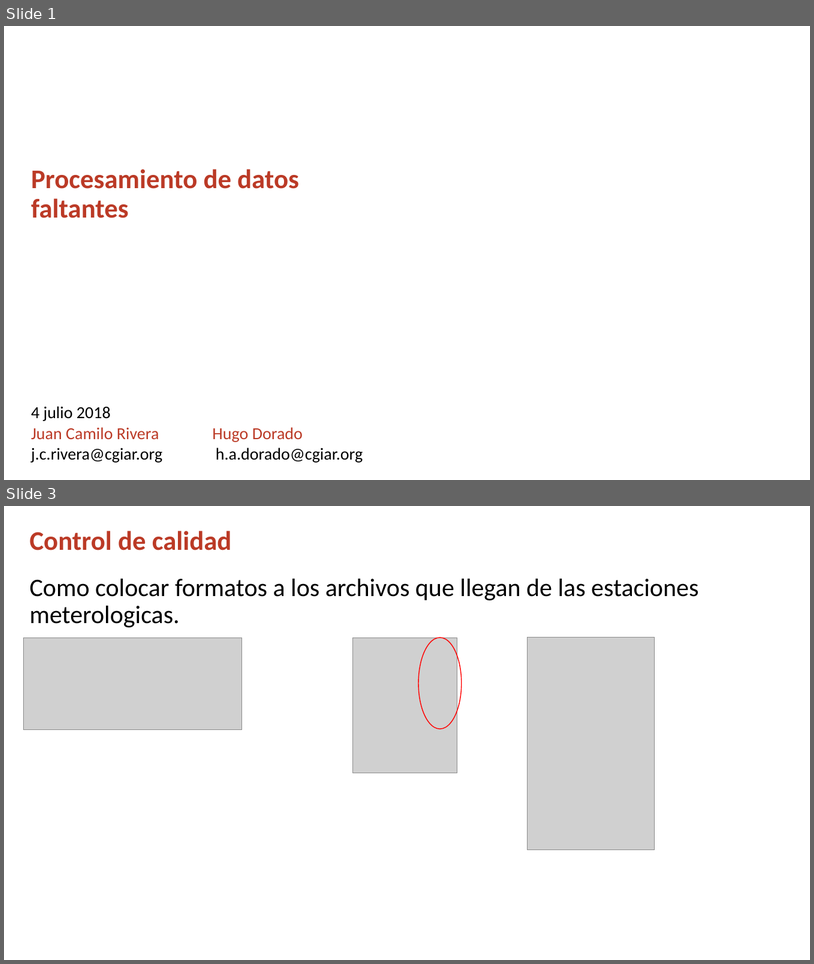
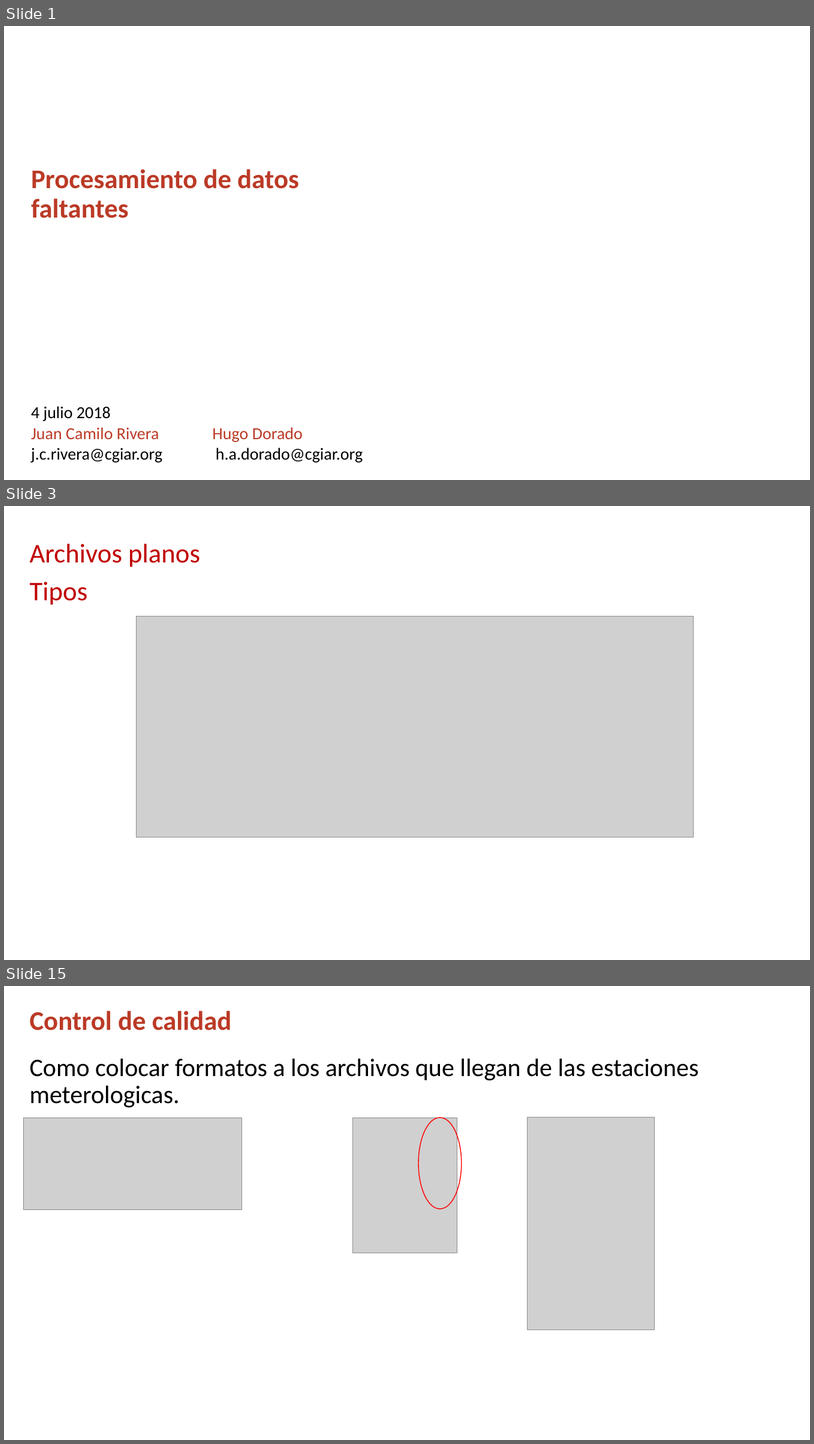
Before and after one commit to j-river1/taller_honduras, a slide deck: DIA_2/Procesamiento_de_datos_faltantes.pptx. Shown one above the other, each under a label of ours: slides 1 and 3 before the commit, slides 1, 3 and 15 after it; the slides between them are not shown. The pictures are 814x964 and 814x1444 pixels, drawn with LibreOffice and Linux fonts; fonts in the diff are those of the drawing; grey boxes stand for pictures; background and template pictures are left out. Boxes give left, top, right and bottom in pixels: in the first picture for what was removed or moved away, otherwise in the second. Text is boxed around its words. In the diff, an @@ line names an element or a change of style, - is before the commit and + after.

```diff
--- a/DIA_2/Procesamiento_de_datos_faltantes.pptx
+++ b/DIA_2/Procesamiento_de_datos_faltantes.pptx
@@ slide 3 added at (4,506,810,960), background #FFFFFF @@
@@ text added at (30,544,200,605), 32 pt, text #C00000 @@
+Archivos planos
+Tipos
@@ picture added at (136,616,693,837) @@
@@ what was slide 3 is now slide 15 @@
```
Also in this commit, not shown: 1 slide changed, 11 other slides added.
